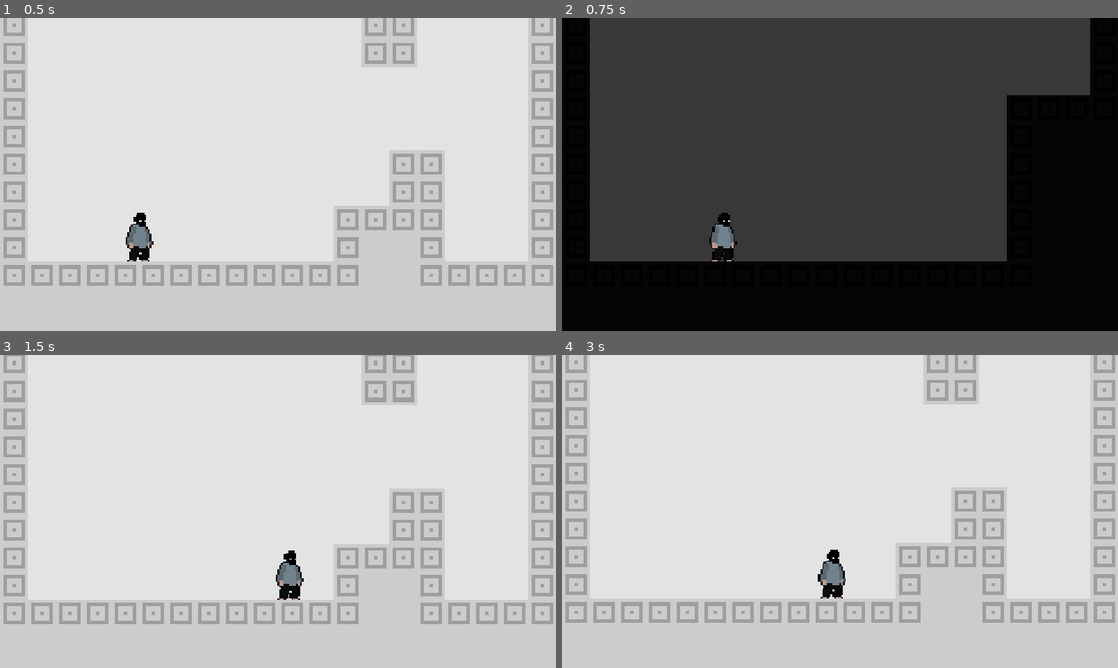
Above: before the commit, frames 1-4 (two rows, left to right).
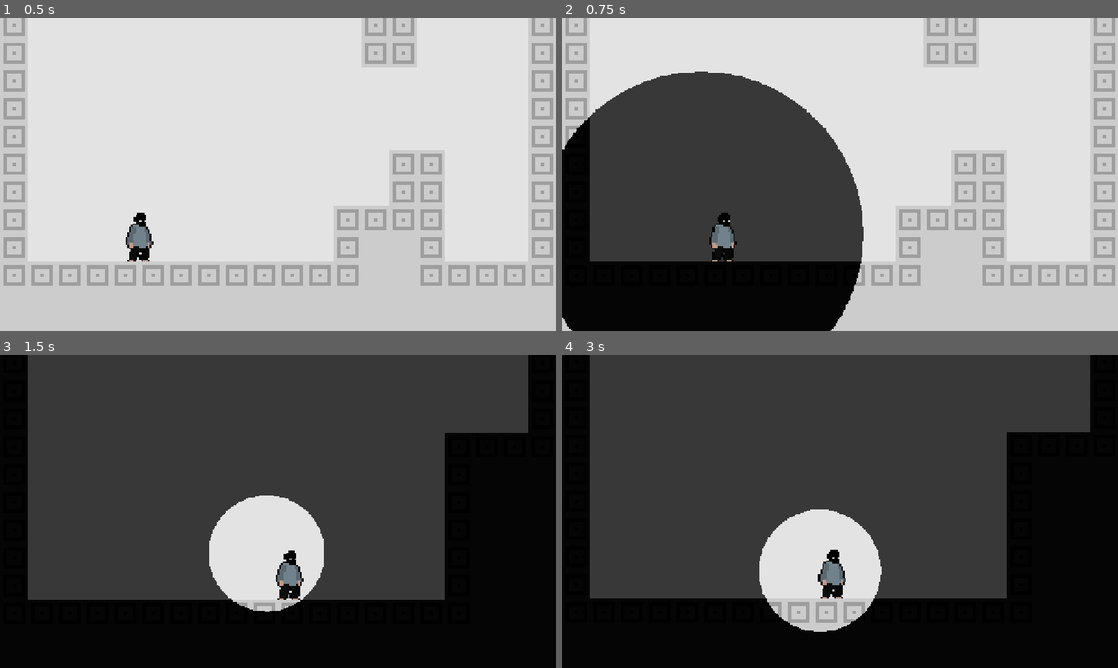
Above: after the commit, the same moments.

Repository: kaikzyx/coexistence
Game: Godot game, scene res://source/core/main.tscn
The game is run twice, just before and just after one commit, with the same random seed, the same clock (stepped at 60 frames per second) and the same inputs.
Inputs:
- Up to frame 1 (0.5 s): no input
- Up to frame 2 (0.75 s): tap Enter at 0.5 s; hold Right (move_right) from 0.53 s (still down); hold C (change_reality) from 0.53 s (still down)
- Up to frame 3 (1.5 s): keep holding Right (move_right); tap Up (jump) at 0.77 s; release C (change_reality) at 1.28 s; tap C (change_reality) at 1.35 s
- Up to frame 4 (3 s): tap Up (jump) at 1.52 s; release Right (move_right) at 2.03 s; hold Left (move_left) 2.03-2.78 s; hold C (change_reality) 2.03-2.78 s; hold Right (move_right) from 2.78 s (still down); tap C (change_reality) at 2.85 s

Frame 1 is identical in both runs. In frame 2, 61% of the frame differs, in the area x 0-100%, y 0-100%; in frame 3, 94%; in frame 4, 93%.

Commit message:
feat: add smooth transition effect between realities

Diff:
--- /dev/null
+++ b/assets/world_reality_background.gdshader
@@ -0,0 +1,13 @@
+shader_type canvas_item;
+
+uniform sampler2D reality_mask_texture : filter_nearest;
+uniform vec3 light_background_color : source_color = vec3(1.0);
+uniform vec3 dark_background_color : source_color = vec3(0.0);
+
+void fragment() {
+	// Grayscale mask: using red channel for intensity. (all channels are identical)
+	float reality_mask_value = texture(reality_mask_texture, SCREEN_UV).r;
+
+	// White areas use light color, black areas use dark color.
+	COLOR.rgb = mix(dark_background_color, light_background_color, reality_mask_value);
+}
--- /dev/null
+++ b/assets/world_reality_visibility.gdshader
@@ -0,0 +1,11 @@
+shader_type canvas_item;
+
+uniform sampler2D reality_mask_texture : filter_nearest;
+uniform bool show_on_light_reality = true;
+
+void fragment() {
+	// Grayscale mask: using red channel for intensity. (all channels are identical)
+	float reality_mask_value = texture(reality_mask_texture, SCREEN_UV).r;
+
+	COLOR.a = mix(1.0 - reality_mask_value, reality_mask_value, float(show_on_light_reality));
+}
--- a/source/core/main.tscn
+++ b/source/core/main.tscn
@@ -1,6 +1,7 @@
-[gd_scene load_steps=2 format=3 uid="uid://b3vja38on8rht"]
+[gd_scene load_steps=3 format=3 uid="uid://b3vja38on8rht"]
 
 [ext_resource type="PackedScene" uid="uid://dd6mx64boab6c" path="res://source/world/world.tscn" id="1_kaxhg"]
+[ext_resource type="PackedScene" uid="uid://dfpk3vwpighqj" path="res://source/core/reality_mask_canvas.tscn" id="4_gmyo2"]
 
 [node name="Main" type="Node"]
 
@@ -22,3 +23,5 @@
 render_target_update_mode = 4
 
 [node name="World" parent="SubViewportContainer/SubViewport" instance=ExtResource("1_kaxhg")]
+
+[node name="RealityMaskCanvas" parent="SubViewportContainer/SubViewport" instance=ExtResource("4_gmyo2")]
--- /dev/null
+++ b/source/core/reality_mask_canvas.gd
@@ -0,0 +1,86 @@
+extends Node
+
+@onready var _sub_viewport: SubViewport = $SubViewport
+
+const _MASK_TWEEN_DURATION := 0.5
+
+var _mask_instances_count := 0
+
+func _ready() -> void:
+	get_viewport().size_changed.connect(_on_viewport_size_changed)
+	RealityManager.reality_changed.connect(_on_reality_changed)
+
+	_on_viewport_size_changed()
+	_on_reality_changed()
+
+	# Share the mask texture with the reality system for shader effects.
+	RealityManager.reality_mask_texture = _sub_viewport.get_texture()
+
+func _create_sprite_mask() -> Sprite2D:
+	var mask := Sprite2D.new()
+
+	mask.global_position = _calculate_mask_position()
+	mask.texture = preload("res://assets/circle_mask.png")
+	mask.texture_filter = CanvasItem.TEXTURE_FILTER_NEAREST
+	mask.modulate = Color.WHITE if RealityManager.is_light_reality else Color.BLACK
+
+	return mask
+
+func _calculate_mask_position() -> Vector2:
+	var half_viewport: Vector2 = get_viewport().size / 2
+
+	# Default to viewport center if player doesn't exist.
+	if not is_instance_valid(Global.player):
+		return half_viewport
+
+	var camera := get_viewport().get_camera_2d()
+
+	# Use player's absolute position if no camera is available.
+	if not is_instance_valid(camera):
+		return Global.player.global_position
+
+	# Calculate screen-relative position considering camera zoom and offset.
+	return (Global.player.global_position - camera.global_position) * camera.zoom + half_viewport
+
+func _calculate_mask_scale(mask: Sprite2D) -> Vector2:
+	var position := mask.global_position
+
+	# Calculate the maximum distance from mask to viewport corners.
+	var distance: float = max(
+		abs(position.distance_to(Vector2.ZERO)),
+		abs(position.distance_to(_sub_viewport.size)),
+		abs(position.distance_to(Vector2(_sub_viewport.size.x, 0.0))),
+		abs(position.distance_to(Vector2(0.0, _sub_viewport.size.y))))
+
+	# Scale mask diameter to cover twice the maximum distance.
+	return Vector2.ONE * (distance * 2 / mask.texture.get_width())
+
+func _replace_previous_mask() -> void:
+	# Remove the previous mask instance if it exists.
+	if _mask_instances_count > 0:
+		_sub_viewport.get_child(0).queue_free()
+
+	_mask_instances_count += 1
+
+func _on_reality_changed() -> void:
+	if not is_instance_valid(Global.player): return
+
+	var mask := _create_sprite_mask()
+	var target_scale := _calculate_mask_scale(mask)
+
+	if _mask_instances_count == 0:
+		# First mask - set scale immediately without animation.
+		mask.scale = target_scale
+		_replace_previous_mask()
+	else:
+		# Subsequent masks - animate from zero to target scale.
+		mask.scale = Vector2.ZERO
+
+		var tween := get_tree().create_tween().set_trans(Tween.TRANS_SINE)
+		tween.tween_property(mask, ^"scale", target_scale, _MASK_TWEEN_DURATION)
+		tween.tween_callback(_replace_previous_mask)
+
+	_sub_viewport.add_child(mask)
+
+func _on_viewport_size_changed() -> void:
+	_sub_viewport.size = get_viewport().size
--- /dev/null
+++ b/source/core/reality_mask_canvas.tscn
@@ -0,0 +1,8 @@
+[gd_scene load_steps=2 format=3 uid="uid://dfpk3vwpighqj"]
+
+[ext_resource type="Script" uid="uid://cw4vvmagkyntn" path="res://source/core/reality_mask_canvas.gd" id="1_071ue"]
+
+[node name="RealityMaskCanvas" type="Node"]
+script = ExtResource("1_071ue")
+
+[node name="SubViewport" type="SubViewport" parent="."]
--- a/source/systems/reality_manager.gd
+++ b/source/systems/reality_manager.gd
@@ -5,6 +5,7 @@
 
 var is_light_reality := true:
 	set(value): is_light_reality = value; reality_changed.emit()
+var reality_mask_texture: ViewportTexture = null
 
 func _input(event: InputEvent) -> void:
 	if event.is_action_pressed(&"change_reality"):
--- a/source/world/map/map.gd
+++ b/source/world/map/map.gd
@@ -1,5 +1,6 @@
 extends Node2D
 
+@onready var _background_color: ColorRect = $Background/BackgroundColor
 @onready var _light_tile_map: TileMapLayer = $LightTileMap
 @onready var _dark_tile_map: TileMapLayer = $DarkTileMap
 
@@ -7,6 +8,13 @@
 	Global.player_initialized.connect(_on_player_initialized)
 	RealityManager.reality_changed.connect(_on_reality_changed)
 	_on_reality_changed()
+
+func _process(_delta: float) -> void:
+	var texture := RealityManager.reality_mask_texture
+
+	_background_color.material.set_shader_parameter(&"reality_mask_texture", texture)
+	_light_tile_map.material.set_shader_parameter(&"reality_mask_texture", texture)
+	_dark_tile_map.material.set_shader_parameter(&"reality_mask_texture", texture)
 
 func _update_player_state() -> void:
 	if not is_instance_valid(Global.player): return
@@ -30,9 +38,3 @@
 
 func _on_reality_changed() -> void:
 	_update_player_state()
-
-	var is_light := RealityManager.is_light_reality
-
-	# Change map appearance.
-	RenderingServer.set_default_clear_color(Color(&"cccccc") if is_light else Color(&"050505"))
-	_light_tile_map.visible = is_light; _dark_tile_map.visible = not is_light
--- a/source/world/map/map.tscn
+++ b/source/world/map/map.tscn
@@ -1,7 +1,19 @@
-[gd_scene load_steps=7 format=4 uid="uid://jccr45es71wj"]
+[gd_scene load_steps=12 format=4 uid="uid://jccr45es71wj"]
 
 [ext_resource type="Script" uid="uid://dgnwnrwcniiok" path="res://source/world/map/map.gd" id="1_rqrk8"]
 [ext_resource type="Texture2D" uid="uid://c0yllthhsdhh2" path="res://assets/tile_set.png" id="1_x0ant"]
+[ext_resource type="Shader" uid="uid://1r5j37pkdfyu" path="res://assets/world_reality_background.gdshader" id="2_i8alk"]
+[ext_resource type="Shader" uid="uid://c67pmp7bmo3sd" path="res://assets/world_reality_visibility.gdshader" id="2_m3xcw"]
+
+[sub_resource type="ShaderMaterial" id="ShaderMaterial_qrr0t"]
+shader = ExtResource("2_i8alk")
+shader_parameter/light_background_color = Color(0.8, 0.8, 0.8, 1)
+shader_parameter/dark_background_color = Color(0.0196078, 0.0196078, 0.0196078, 1)
+
+[sub_resource type="ShaderMaterial" id="ShaderMaterial_i8alk"]
+resource_local_to_scene = true
+shader = ExtResource("2_m3xcw")
+shader_parameter/show_on_light_reality = true
 
 [sub_resource type="TileSetAtlasSource" id="TileSetAtlasSource_rqrk8"]
 texture = ExtResource("1_x0ant")
@@ -13,6 +25,11 @@
 physics_layer_0/collision_layer = 1
 physics_layer_0/collision_mask = 0
 sources/0 = SubResource("TileSetAtlasSource_rqrk8")
+
+[sub_resource type="ShaderMaterial" id="ShaderMaterial_m3xcw"]
+resource_local_to_scene = true
+shader = ExtResource("2_m3xcw")
+shader_parameter/show_on_light_reality = false
 
 [sub_resource type="TileSetAtlasSource" id="TileSetAtlasSource_815c6"]
 texture = ExtResource("1_x0ant")
@@ -28,12 +45,25 @@
 [node name="Map" type="Node2D"]
 script = ExtResource("1_rqrk8")
 
+[node name="Background" type="CanvasLayer" parent="."]
+layer = -1
+
+[node name="BackgroundColor" type="ColorRect" parent="Background"]
+material = SubResource("ShaderMaterial_qrr0t")
+anchors_preset = 15
+anchor_right = 1.0
+anchor_bottom = 1.0
+grow_horizontal = 2
+grow_vertical = 2
+
 [node name="LightTileMap" type="TileMapLayer" parent="."]
 texture_filter = 1
+material = SubResource("ShaderMaterial_i8alk")
 tile_map_data = PackedByteArray("AAAAAAAAAAABAAAAAAAAAAEAAAABAAAAAAAAAAIAAAABAAAAAAAAAAMAAAABAAAAAAAAAAQAAAABAAAAAAAAAA …(6576 unchanged characters)…
 tile_set = SubResource("TileSet_815c6")
 
 [node name="DarkTileMap" type="TileMapLayer" parent="."]
 texture_filter = 1
+material = SubResource("ShaderMaterial_m3xcw")
 tile_map_data = PackedByteArray("AAAAAAAAAAAAAAAAAAAAAAEAAAAAAAAAAAAAAAIAAAAAAAAAAAAAAAMAAAAAAAAAAAAAAAQAAAAAAAAAAAAAAA …(6352 unchanged characters)…
 tile_set = SubResource("TileSet_m3xcw")
Binary file added: assets/circle_mask.png
Not shown, added: assets/circle_mask.png.import
Not shown, added: assets/world_reality_background.gdshader.uid
Not shown, added: assets/world_reality_visibility.gdshader.uid
Not shown, added: source/core/reality_mask_canvas.gd.uid
